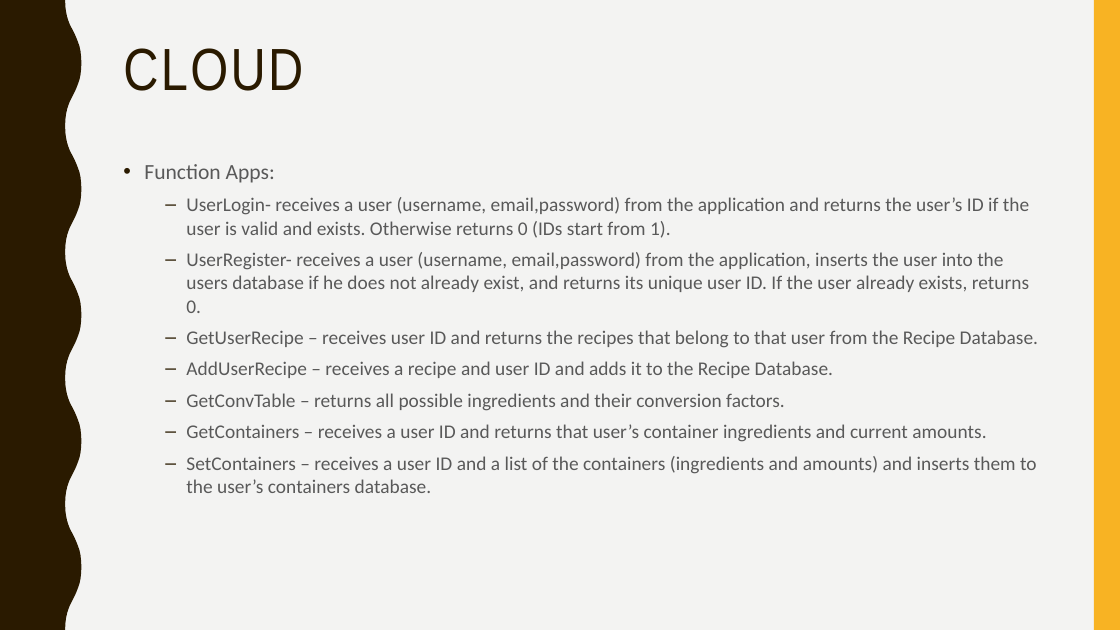
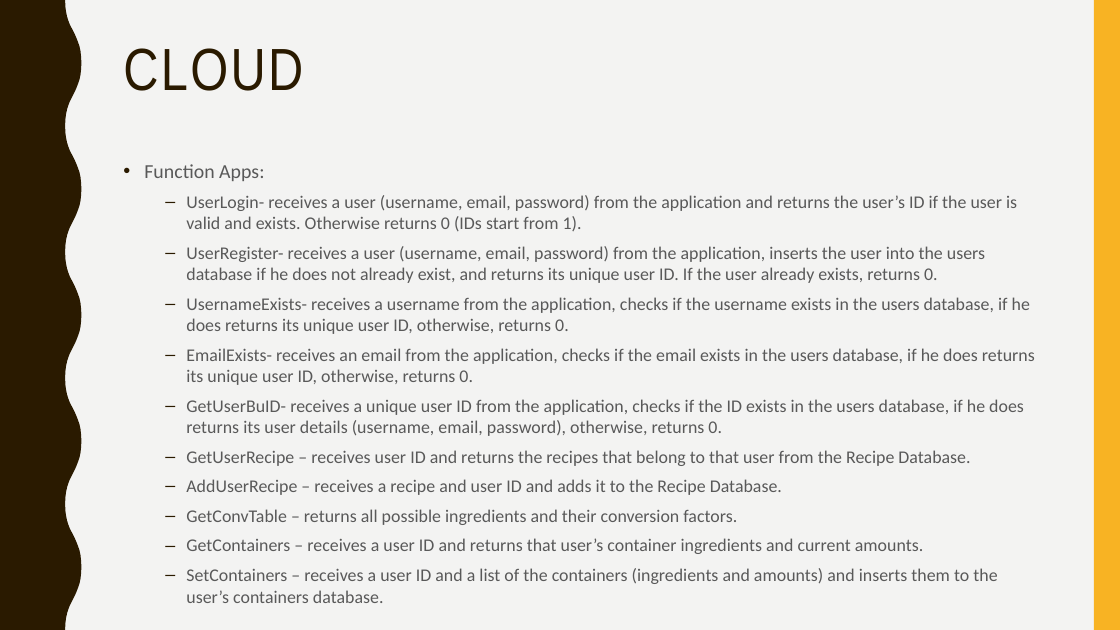
Before and after one commit to MetalYos/ArduinoProject, a slide deck: slide 11 of Project.pptx. Drawn at 1120x630 pixels with LibreOffice and Linux fonts; fonts in the diff are those of the drawing. Boxes give left, top, right and bottom in pixels: in the first picture for what was removed or moved away, otherwise in the second. Text is boxed around its words. In the diff, an @@ line names an element or a change of style, - is before the commit and + after.

Commit message:
Added UsernameExists, EmailExists and GetUserByID to the Cloud slide.

```diff
--- a/Project.pptx
+++ b/Project.pptx
@@ text at box(144, 164, 997, 603): size 18.5 to 17 pt in "Function Apps:"; size 16.6 to 15.3 pt in "GetUserRecipe – receives user ID and returns ...", "AddUserRecipe – receives a recipe and user ...", "GetConvTable – returns all possible ingredients and ...", "GetContainers – receives a user ID and ..." and 1 more places @@
@@ text at box(186, 195, 1035, 436): text changed; size 16.6 to 15.3 pt @@
-  – UserLogin- receives a user (username, email,password) from the application and returns the user’s ID if the user is valid and exists. Otherwise returns 0 (IDs start from 1).
-  – UserRegister- receives a user (username, email,password) from the application, inserts the user into the users database if he does not already exist, and returns its unique user ID. If the user already exists, returns 0.
+  – UserLogin- receives a user (username, email, password) from the application and returns the user’s ID if the user is valid and exists. Otherwise returns 0 (IDs start from 1).
+  – UserRegister- receives a user (username, email, password) from the application, inserts the user into the users database if he does not already exist, and returns its unique user ID. If the user already exists, returns 0.
+  – UsernameExists- receives a username from the application, checks if the username exists in the users database, if he does returns its unique user ID, otherwise, returns 0.
+  – EmailExists- receives an email from the application, checks if the email exists in the users database, if he does returns its unique user ID, otherwise, returns 0.
+  – GetUserBuID- receives a unique user ID from the application, checks if the ID exists in the users database, if he does returns its user details (username, email, password), otherwise, returns 0.
```
